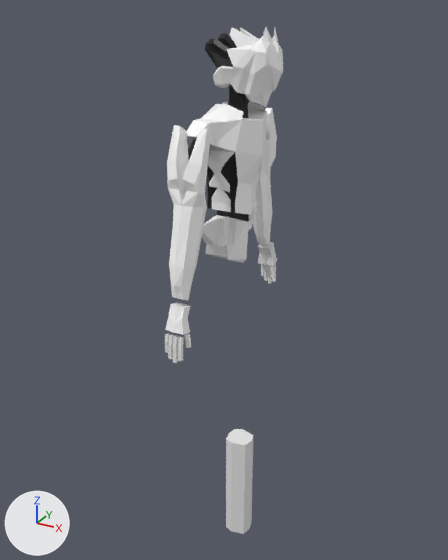
The Blender file Assets/Models/CharacterWIP.blend: old version first, new version second.
Rendered twice from a camera (50 mm lens) standing at (24.8, -49.3, 44.6) and looking at (-2.6, 0.6, 19.7). The lights are fixed; the arrows at lower left show +X, +Y and +Z.

Objects in the first picture: 'Arm_L', 'Arm_R', 'Cube', 'Hand_R', 'HeadPart1', 'HeadPart2', 'HeadPart3', 'HeadPart4', 'Pelvis', 'Thumb_R', 'Torso'.
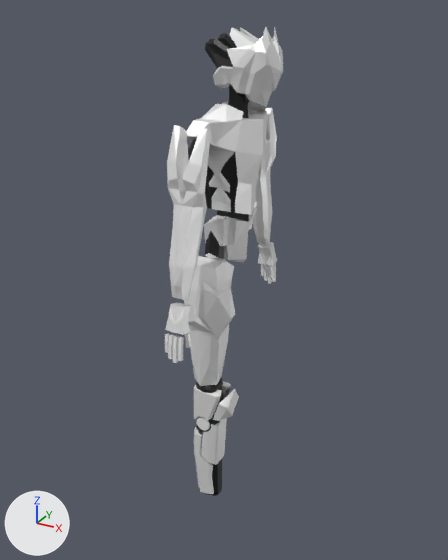
Changed parts and their boxes (x1, y1, x2, y2) in the pictures (448 x 560 px; the box of a moved part takes in the faces that stretch with it):
'Arm_R', surface changed
    both: (167, 125, 211, 300)
'Thigh_R', added
    after: (184, 231, 234, 386)
'Cube', reshaped, moved, rescaled
    before: (226, 429, 254, 534)
    after: (196, 378, 230, 496)
'HeadPart1', surface changed
    both: (230, 31, 283, 107)
'Pelvis', surface changed, reshaped
    before: (202, 201, 258, 262)
    after: (204, 201, 258, 262)
'Thigh_Armor_R_2', added
    after: (198, 281, 235, 340)
'Cube.001', added
    after: (201, 418, 227, 465)
'Cube.003', added
    after: (194, 427, 214, 494)
'Cube.002', added
    after: (194, 381, 231, 421)
'Hand_R', surface changed
    both: (165, 303, 190, 335)
'Thigh_Armor_R_2.001', added
    after: (213, 388, 239, 421)
'HeadPart3', surface changed
    both: (213, 66, 233, 88)
'Cylinder', added
    after: (197, 417, 210, 431)
part 1 of me_cube_002, moved or reshaped
    before: (202, 215, 217, 245)
    after: (204, 215, 217, 243)

What changed in the scene script:
```text
Change mat_white:
    mat_white.metallic: 0.0 -> 0.5
Change me_cube_002:
    where me_cube_002.from_pydata(...)  # 35 vertices, 61 faces; spans x -5.23..-0.54, y -2.75..0.0, z -1.31..3.33
    used by ob_pelvis; location = (-4.4, 0.0, 23.9); rotation_euler = (0.0, 0.0, -3.142), in degrees (0, 0, -180); scale = (0.892, 1.59, 1.32)
    me_cube_002 part 1
    me_cube_002.vertices[14].co: (-2.02, -2.75, 2.02) -> (-2.02, -2.1, 2.02)
Change me_cube_023:
    used by ob_cube; location = (0.0, 0.0, 0.0); scale = (1.7, 1.7, 1.7)
    remove me_cube_023.from_pydata(...)  # 36 vertices, 34 faces; spans x -1.0..0.61, y -0.79..0.0, z -6.41..1.0
    add me_cube_023.from_pydata(...)  # 118 vertices, 93 faces; spans x -1.35..1.71, y -2.0..0.0, z -1.0..1.23
    me_cube_023 part 2: 36 vertices removed from x -1.0..0.61, y -0.79..0.0, z -6.41..1.0; 118 vertices added at x -1.35..1.71, y -2.0..0.0, z -1.0..1.23
    add me_cube_023.materials.append(mat_headbase)  # black #000000
    add me_cube_023.materials.append(mat_headbase)  # black #000000
Change ob_cube:
    ob_cube.location: (0.0, 0.0, 0.0) -> (-1.8, -3.9, 3.7)
    ob_cube.scale: (1.7, 1.7, 1.7) -> (1.11, 0.673, 6.78)
Add ob_cube_003:
    ob_cube_003 = bpy.data.objects.new('Cube.003', me_cube_026)  # 48 vertices, 34 faces; spans x -1.07..1.33, y -1.73..0.08, z -1.1..2.72; in mat_white (white #ffffff); modifiers MIRROR
    ob_cube_003.location = (-2.2, -3.9, -0.5)
    ob_cube_003.rotation_euler = (0.0, -0.0873, 0.0)  # degrees (0, -5, 0)
    ob_cube_003.scale = (1.0, 0.696, 2.03)
Add ob_cylinder:
    ob_cylinder = bpy.data.objects.new('Cylinder', me_cylinder)  # a 16-sided cylinder along z spanning x -1.0..1.0, y -1.0..1.0, z -1.0..1.0
    ob_cylinder.location = (-1.9, -3.9, 6.2)
    ob_cylinder.rotation_euler = (1.571, 0.0, 0.0)  # degrees (90, 0, 0)
    ob_cylinder.scale = (0.742, 0.742, 1.25)
Add ob_cube_002:
    ob_cube_002 = bpy.data.objects.new('Cube.002', me_cube_008)  # 37 vertices, 23 faces; spans x -10.0..0.82, y -2.0..0.0, z -4.08..1.16; in mat_white (white #ffffff); modifiers MIRROR
    ob_cube_002.location = (-2.9, -3.9, 9.4)
    ob_cube_002.rotation_euler = (0.0, 0.0, -3.142)  # degrees (0, 0, -180)
    ob_cube_002.scale = (0.297, 0.675, 0.754)
Add ob_cube_001:
    ob_cube_001 = bpy.data.objects.new('Cube.001', me_cube_007)  # 30 vertices, 18 faces; spans x -3.43..1.0, y -2.0..0.0, z -4.08..1.49; in mat_white (white #ffffff); modifiers MIRROR
    ob_cube_001.location = (-0.7, -3.9, 5.4)
    ob_cube_001.scale = (0.422, 0.639, 1.0)
Add ob_thigh_armor_r_2_001:
    ob_thigh_armor_r_2_001 = bpy.data.objects.new('Thigh_Armor_R_2.001', me_cube_006)  # 14 vertices, 22 faces; spans x -0.8..0.91, y -1.32..1.32, z -2.02..1.62; in mat_white (white #ffffff)
    ob_thigh_armor_r_2_001.location = (0.4, -3.9, 8.5)
    ob_thigh_armor_r_2_001.rotation_euler = (3.142, 0.349, 0.0)  # degrees (180, 20, 0)
    ob_thigh_armor_r_2_001.scale = (0.809, 1.02, 1.11)
Add ob_thigh_armor_r_2:
    ob_thigh_armor_r_2 = bpy.data.objects.new('Thigh_Armor_R_2', me_cube_024)  # 12 vertices, 22 faces; spans x -0.8..0.91, y -1.7..1.7, z -2.02..1.62; in mat_white (white #ffffff)
    ob_thigh_armor_r_2.location = (0.1, -5.7, 19.8)
    ob_thigh_armor_r_2.rotation_euler = (0.0, -0.0873, -0.96)  # degrees (0, -5, -55)
    ob_thigh_armor_r_2.scale = (0.811, 1.02, 1.55)
Add ob_thigh_r:
    ob_thigh_r = bpy.data.objects.new('Thigh_R', me_cube_009)  # 69 vertices, 118 faces; spans x -1.21..1.21, y -1.34..2.1, z -7.3..2.83; in mat_white (white #ffffff), mat_headbase (black #000000)
    ob_thigh_r.location = (-1.9, -3.6, 22.3)
    ob_thigh_r.rotation_euler = (-0.175, 0.0, 0.0)  # degrees (-10, 0, 0)
    ob_thigh_r.scale = (1.79, 1.45, 1.59)
```
